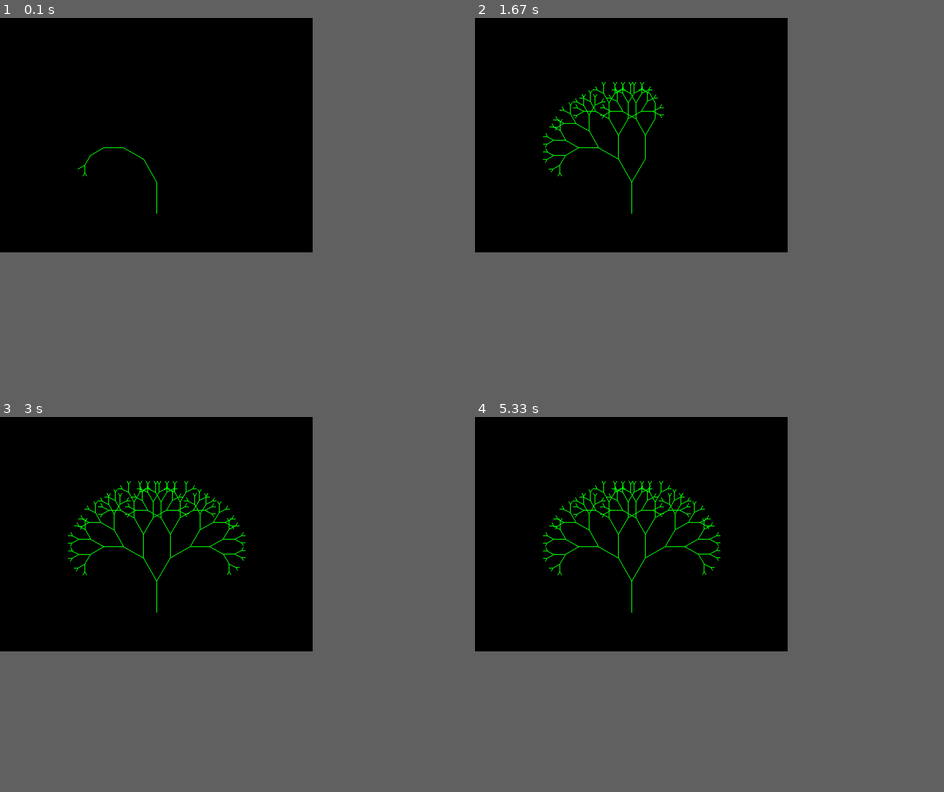
Above: before the commit, frames 1-4 (two rows, left to right).
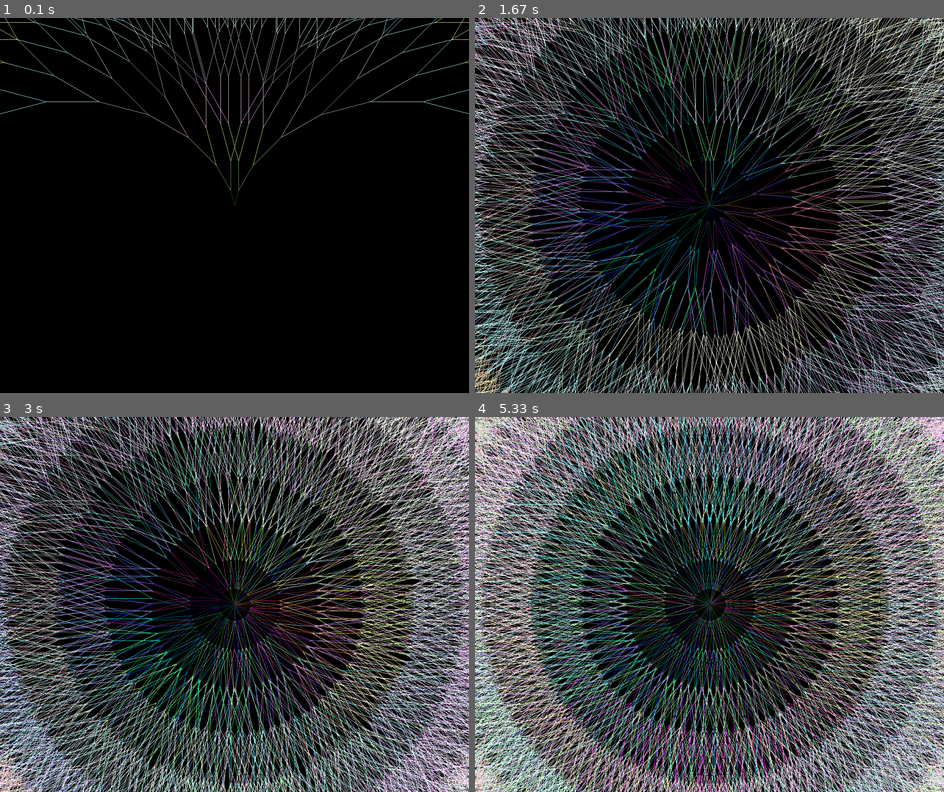
Above: after the commit, the same moments.

Repository: alex-piccione/pygame.fractals
Game: pygame game, started from main.py
Two runs of this game, one before a commit and one after it. Both use one fixed random seed, a clock stepped at 60 frames per second and the inputs below.
Inputs:
- Up to frame 1 (0.1 s): no input
- Up to frame 2 (1.67 s): no input
- Up to frame 3 (3 s): no input
- Up to frame 4 (5.33 s): no input
The window is 600x450 before the commit and 900x720 after it. Grey fills any space a smaller window leaves; there, only what the larger window draws over its background counts as a difference.

The runs differ from the first frame. In frame 1, 2.6% of the frame differs, in the area x 0-100%, y 0-53%; in frame 2, 40%; in frame 3, 57%; in frame 4, 70%, in the area x 0-100%, y 0-100%.

Commit message:
draw branches

Diff:
--- a/main.py
+++ b/main.py
@@ -1,7 +1,8 @@
 import pygame
+import random
 from math import sin, cos, radians
 
-WIDTH, HEIGHT = 800,600
+WIDTH, HEIGHT = 1200,960
 pygame.init()
 
 screen = pygame.display.set_mode((WIDTH, HEIGHT))
@@ -9,32 +10,71 @@
 
 x,y = WIDTH/2, HEIGHT-100
 
-def drawScreen():
-    screen.fill((0,0,0))
-    drawTree(x,y, 0, 8)
+def inScreen(x,y):
+    return (x >+ 0 and x <= WIDTH) and (y >= 0 and y <= HEIGHT)
+
+def lighter(color, step):
+    (r,g,b) = color
+    def increase(v): return min(v+step*15, 255)
+    return (increase(r), increase(g), increase(b))
 
 
-def drawTree(x1, y1, angle, depth):
-    fork_angle = 30
-    base_len = 10
-    if depth > 0:
-        x2 = x1 + int(cos(radians(angle-90)) * depth * base_len)
-        y2 = y1 + int(sin(radians(angle-90)) * depth * base_len)
-        pygame.draw.line(screen, (0, 255, 0), (x1, y1), (x2, y2), 2)
-        #pygame.time.delay(10)
-        pygame.display.update()
-        pygame.time.delay(10)
+def addRandomness(color, step):
+    (r,g,b) = color
+    def f(v): return max(min(v+random.randrange(-100, +100), 255), 0)
+    return (f(r), f(g), f(b))
 
-        # left and right branch
-        drawTree(x2,y2, angle-fork_angle, depth-1)
-        drawTree(x2,y2, angle+fork_angle, depth-1)
+def drawBranches(ends, step, color):
 
+    if step > 25 or len(ends) > 1500: return
 
+    angle_deviation = 15
+    start_length = 30 - (step*2.5)
+
+    length = start_length*(step*1.5)
+    if length < 5: return
+
+    color = lighter(color, step)
+    color = addRandomness(color, step)
+    #print(color)
+    new_ends = []
+
+    width = 1 #random.randrange(1,10)
+
+    for end in ends:
+        (x1, y1), angle = end
+
+        # left
+        new_angle = angle - angle_deviation
+        x2 = x1 + int(cos(radians(new_angle)) * length)
+        y2 = y1 + int(sin(radians(new_angle)) * length)
+        if inScreen(x2, y2):
+            new_ends.append( ((x2, y2), new_angle))
+        pygame.draw.line(screen, color, (x1, y1), (x2, y2), width)
+
+        # right
+        new_angle = angle + angle_deviation
+        x2 = x1 + int(cos(radians(new_angle)) * length)
+        y2 = y1 + int(sin(radians(new_angle)) * length)
+        if inScreen(x2, y2):
+            new_ends.append( ((x2, y2), new_angle))
+        pygame.draw.line(screen, color, (x1, y1), (x2, y2), width)
+
+    pygame.display.update()
+    pygame.time.delay(10)
+
+    drawBranches(new_ends, step+1, color)
+
+center = (WIDTH/2, HEIGHT/2)
+start_color = (0, 0, 0)
 running = True
+angle = -90
 while running:
-    screen.fill((0,0,0))
-    drawScreen()
-    pygame.time.delay(5000)
+    #screen.fill((0,0,0))
+
+    drawBranches( [(center, angle)], 1, start_color)
+    angle +=25
+    pygame.time.delay(10)
     for event in pygame.event.get():
         if (event.type == pygame.QUIT):
             running = False
